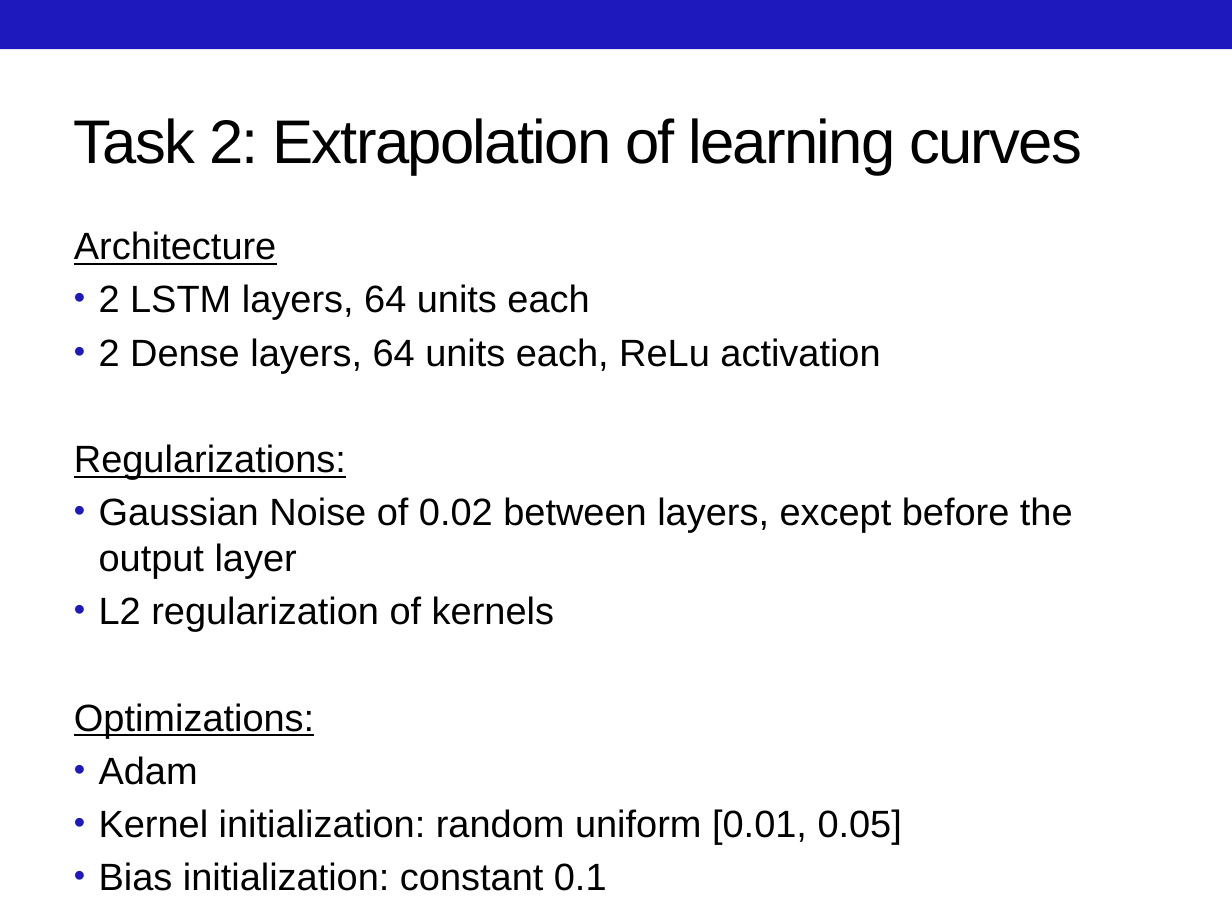
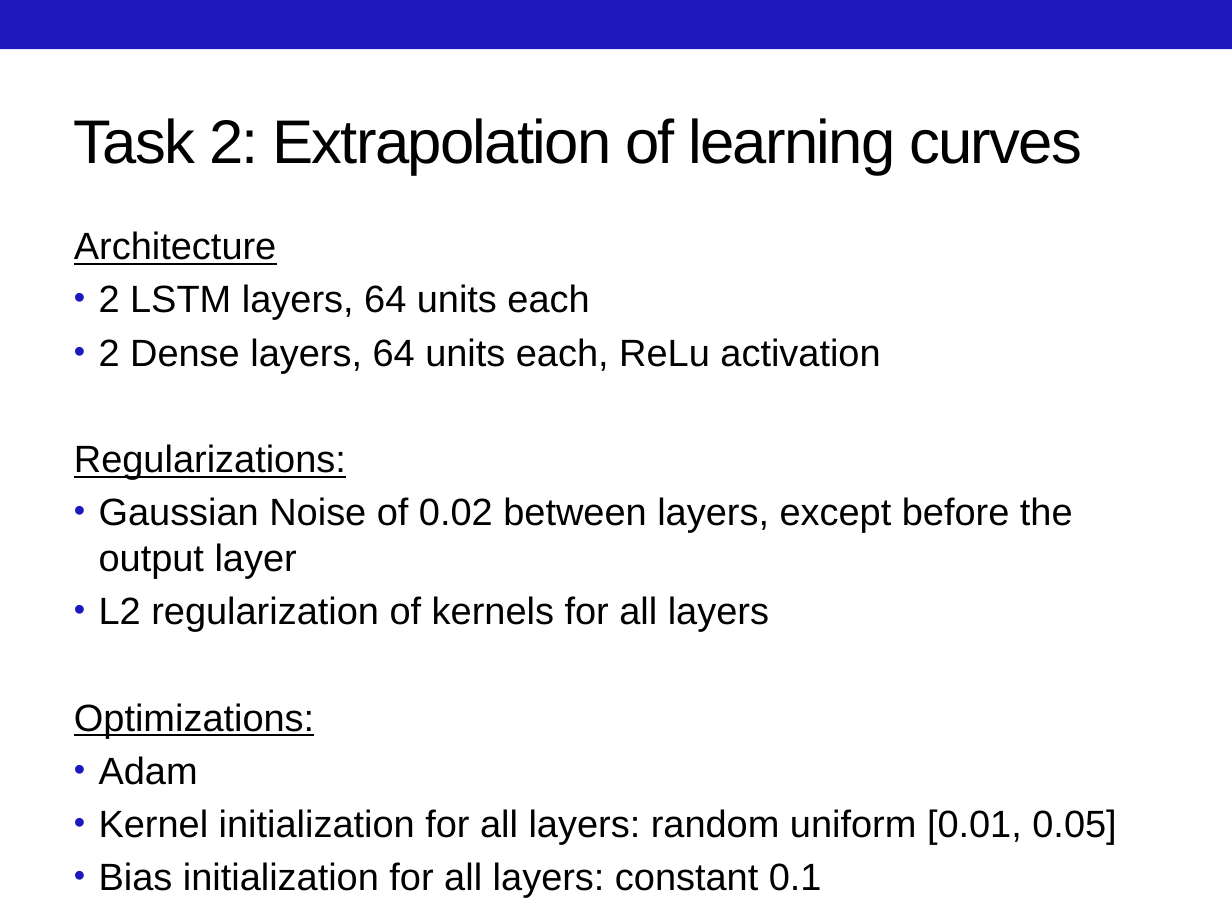
Before and after one commit to mhusseinsh/DeepLearning_FinalProject, a slide deck: slide 9 of Presentation-DL.pptx. Drawn at 1232x924 pixels with LibreOffice and Linux fonts; fonts in the diff are those of the drawing. Boxes give left, top, right and bottom in pixels: in the first picture for what was removed or moved away, otherwise in the second. Text is boxed around its words. In the diff, an @@ line names an element or a change of style, - is before the commit and + after.

Commit message:
presentations

```diff
--- a/Presentation-DL.pptx
+++ b/Presentation-DL.pptx
@@ text at box(99, 596, 769, 631): text changed @@
-• L2 regularization of kernels
+• L2 regularization of kernels for all layers
@@ text at box(99, 809, 1116, 891): text changed @@
-• Kernel initialization: random uniform [0.01, 0.05]
-• Bias initialization: constant 0.1
+• Kernel initialization for all layers: random uniform [0.01, 0.05]
+• Bias initialization for all layers: constant 0.1
```
Also in this commit, not shown: 1 other slide changed, 1 other file.
